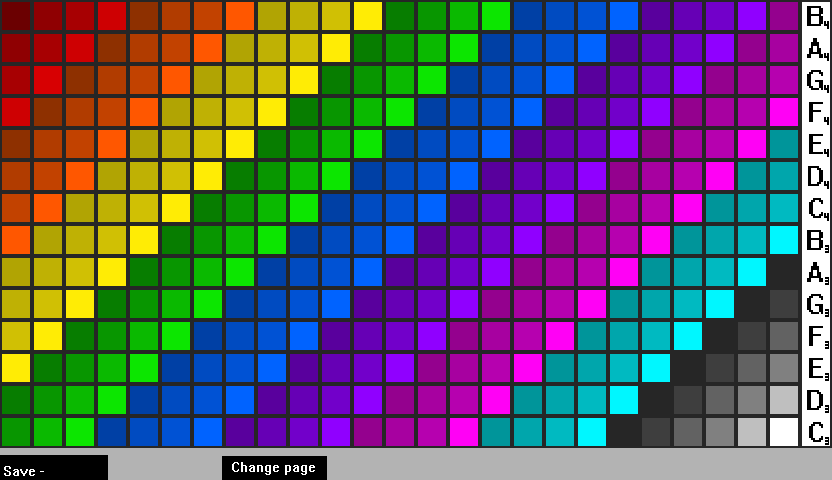
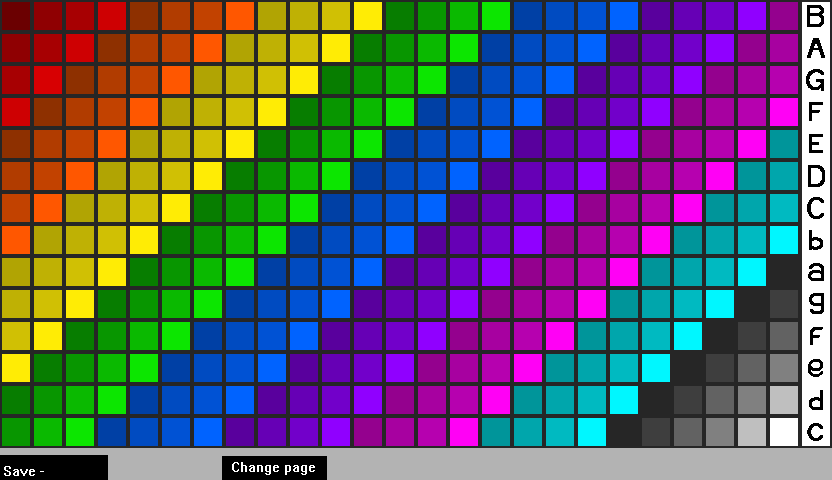
Before/after of a 832px x 480px layered artwork. What changed in the layer stack:
renamed "Pasted Layer" to "Layer #1", painted on it over 806, 5, 829, 445
